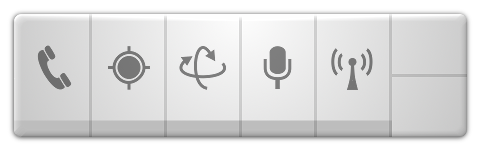
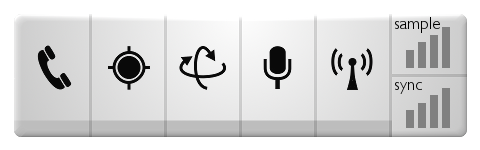
Layers edited between the first and the second 480×150 image:
added layer "phone state" above "location" over [left=37, top=45, right=72, bottom=90]
added layer "location" above "motion" over [left=108, top=46, right=150, bottom=90]
added layer "motion" above "ambience" over [left=179, top=46, right=226, bottom=90]
added layer "ambience" above "devices" over [left=263, top=46, right=292, bottom=89]
renamed "icons" to "devices", opacity 50% → 100%, painted on it over [left=37, top=45, right=373, bottom=90]
added layer "sample" above "sample bars" over [left=395, top=17, right=440, bottom=33]
added layer "sample bars" above "sync" over [left=405, top=27, right=450, bottom=68]
added layer "sync" above "sync bars" over [left=395, top=82, right=422, bottom=94]
added layer "sync bars" above "bg off" over [left=406, top=87, right=450, bottom=128]
renamed "bg inactive" to "bg off", painted on it over [left=14, top=14, right=467, bottom=137]
renamed "bg inactive pressed" to "bg off pressed", painted on it over [left=14, top=14, right=467, bottom=137]
hid "Drop Shadow" over [left=8, top=9, right=472, bottom=143]
